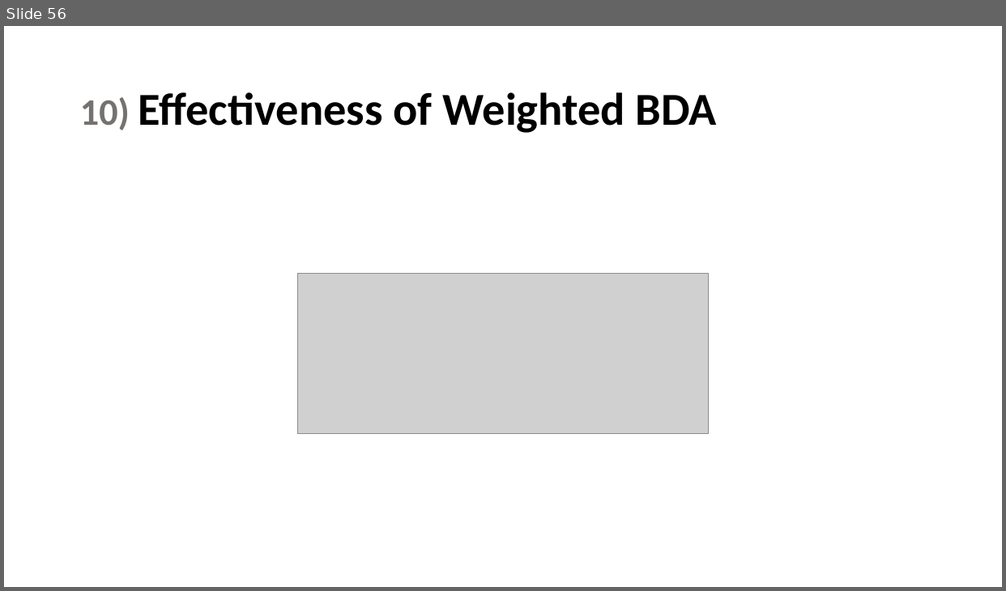
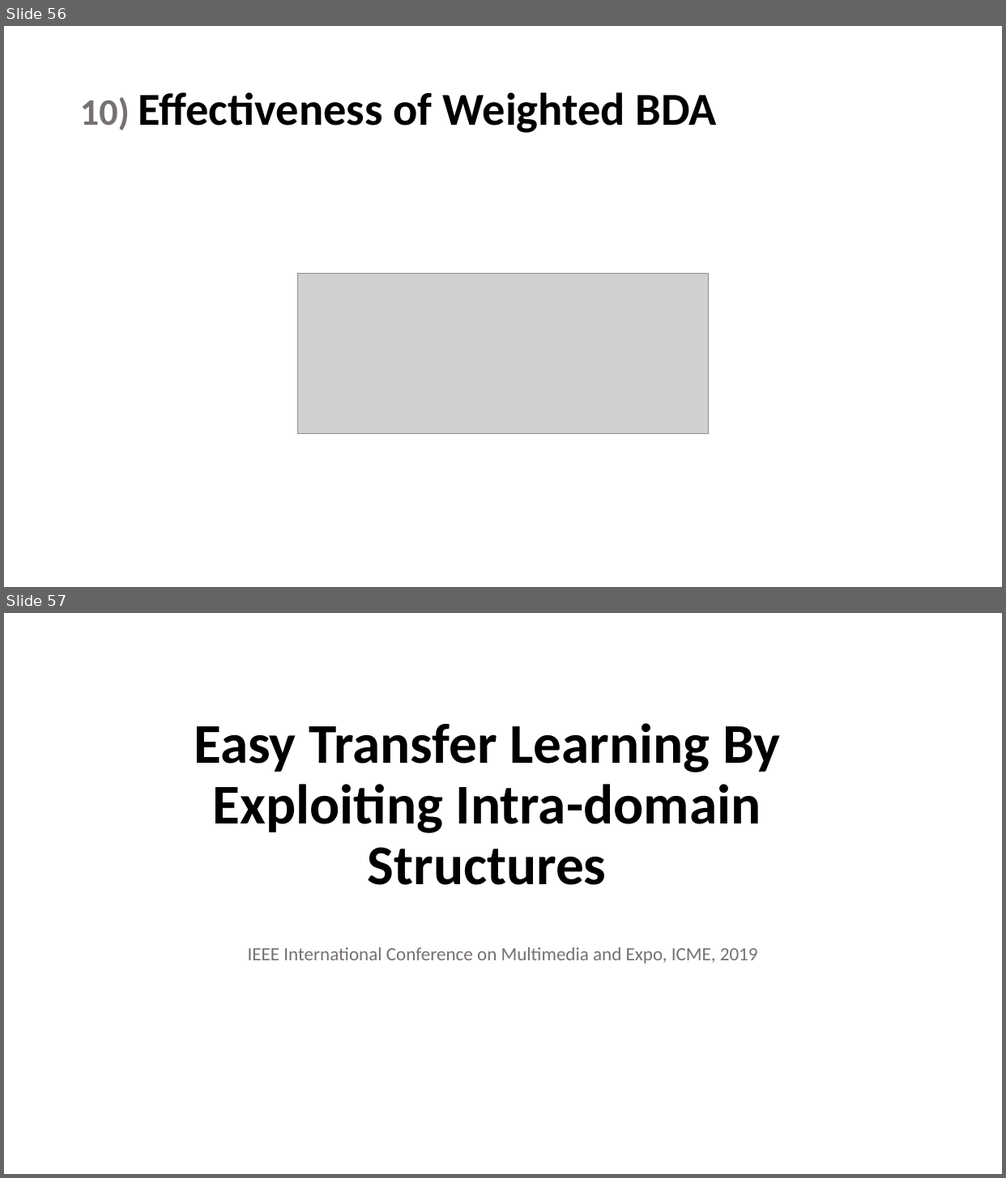
Before and after one commit to maryamhashemi/Transfer-Learning, a slide deck: phase3/Presentation/present.pptx. Shown one above the other, each under a label of ours: slide 56 before the commit, slides 56 and 57 after it. The pictures are 1006x591 and 1006x1178 pixels, drawn with LibreOffice and Linux fonts; fonts in the diff are those of the drawing; grey boxes stand for pictures. Boxes give left, top, right and bottom in pixels: in the first picture for what was removed or moved away, otherwise in the second. Text is boxed around its words. In the diff, an @@ line names an element or a change of style, - is before the commit and + after.

```diff
--- a/phase3/Presentation/present.pptx
+++ b/phase3/Presentation/present.pptx
@@ slide 57 added at bbox=[4, 613, 1002, 1174], background #FFFFFF @@
@@ title added at bbox=[194, 723, 780, 885], 54 pt, text #000000, bold @@
+Easy Transfer Learning By Exploiting Intra-domain Structures
@@ subtitle added at bbox=[248, 948, 758, 964], 18 pt, text #767171 @@
+IEEE International Conference on Multimedia and Expo, ICME, 2019
```
Also in this commit, not shown: 31 other slides added.
